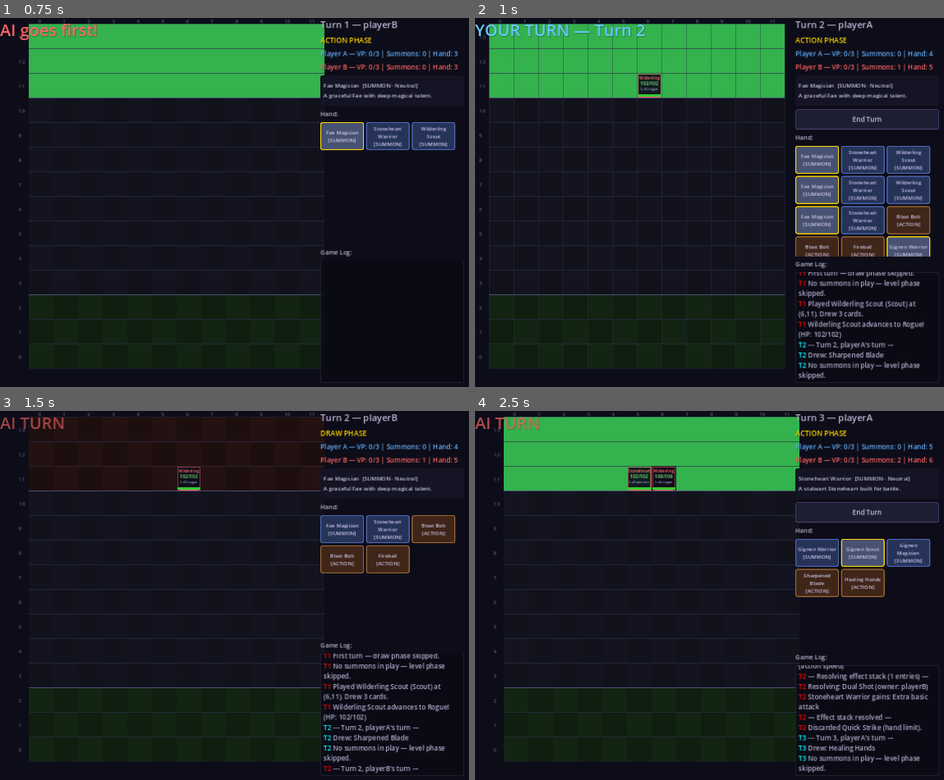
Above: before the commit, frames 1-4 (two rows, left to right).
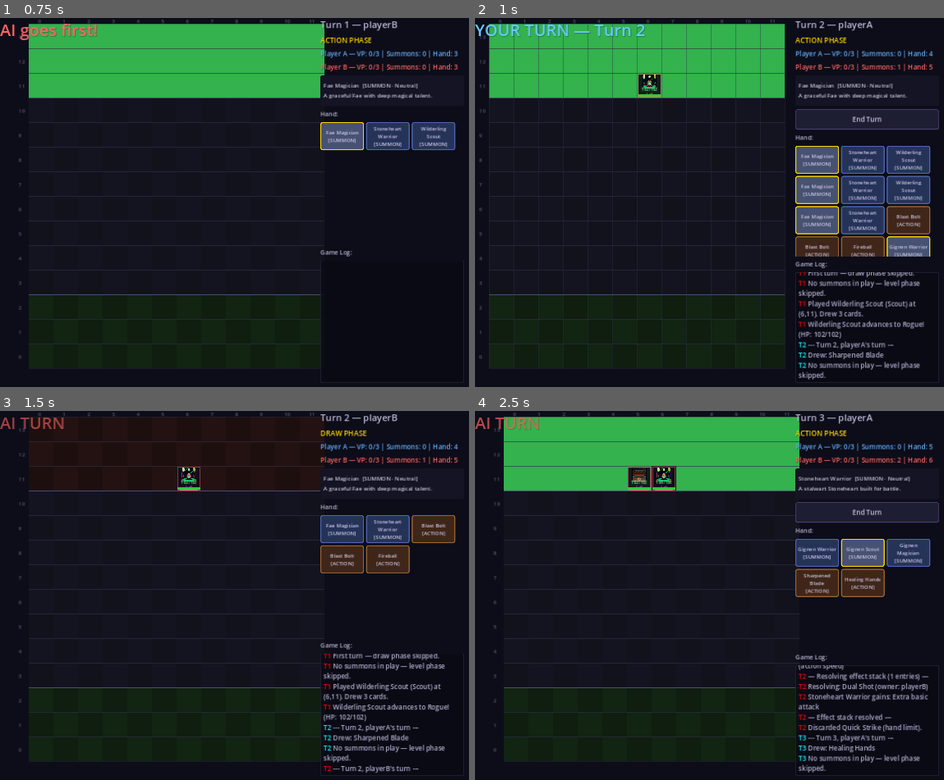
Above: after the commit, the same moments.

Repository: look-itsaxiom/summoners-grid
Game: Godot game, scene res://scenes/game.tscn
Two runs of this game, one before a commit and one after it. Both use one fixed random seed, a clock stepped at 60 frames per second and the inputs below. This scene is started directly instead of the project's main scene.
Inputs:
- Up to frame 1 (0.75 s): click "Fae Magician [SUMMON]" at 0.5 s
- Up to frame 2 (1 s): no input
- Up to frame 3 (1.5 s): click "End Turn" at 1.25 s
- Up to frame 4 (2.5 s): click "Stoneheart Warrior [SUMMON]" at 2 s

Frame 1 is identical in both runs. In frame 2, 0.1% of the frame differs, in the area x 35-40%, y 15-21%; in frame 3, 0.1%; in frame 4, 0.3%, in the area x 32-43%, y 15-21%.

Commit message:
feat: species sprites on board — ComfyUI pixel art integrated
Board units now display species-specific pixel art sprites instead
of text labels. Sprites loaded at _ready(), drawn at 28px centered
in 48px cells with HP and level text below.

Verified via godot-mcp: AI vs AI game shows sprites on all units.

Co-Authored-By: Claude Opus 4.6 (1M context) <noreply@anthropic.com>

Diff:
--- a/godot/scripts/ui/board.gd
+++ b/godot/scripts/ui/board.gd
@@ -37,6 +37,9 @@
 # Cell flash animations: { Vector2i: { color: Color, alpha: float } }
 var _cell_flashes: Dictionary = {}
 
+# Species sprite textures (loaded once)
+var _species_sprites: Dictionary = {}
+
 @onready var _gm = get_node("/root/GameManager")
 
 
@@ -44,6 +47,15 @@
 	custom_minimum_size = Vector2(BOARD_W * CELL_SIZE + 40, BOARD_H * CELL_SIZE + 40)
 	mouse_filter = Control.MOUSE_FILTER_STOP
 	set_process(true)
+	_load_sprites()
+
+
+func _load_sprites() -> void:
+	var species := ["gignen", "fae", "stoneheart", "wilderling", "angar", "demar", "creptilis"]
+	for sp in species:
+		var path := "res://assets/sprites/%s.png" % sp
+		if ResourceLoader.exists(path):
+			_species_sprites[sp] = load(path)
 
 
 func _process(delta: float) -> void:
@@ -131,10 +143,7 @@
 
 func _draw_unit(screen_pos: Vector2, unit: Dictionary) -> void:
 	var card: Dictionary = unit.get("card", {})
-	var name_str: String = card.get("name", "?")
-	if name_str.length() > 10:
-		name_str = name_str.substr(0, 10)
-
+	var species: String = card.get("species", "")
 	var unit_owner: String = unit["owner"]
 	var team_color := COLOR_UNIT_A if unit_owner == "playerA" else COLOR_UNIT_B
 
@@ -143,18 +152,28 @@
 	draw_rect(bg_rect, Color(0.05, 0.05, 0.1, 0.9))
 	draw_rect(bg_rect, team_color * Color(1, 1, 1, 0.5), false, 1.5)
 
-	# Name — centered in cell
-	var name_pos := screen_pos + Vector2(2, 12)
-	draw_string(ThemeDB.fallback_font, name_pos, name_str, HORIZONTAL_ALIGNMENT_CENTER, CELL_SIZE - 4, 8, team_color)
-
-	# HP text — centered
+	# Species sprite (if available)
+	if species in _species_sprites and _species_sprites[species] != null:
+		var tex: Texture2D = _species_sprites[species]
+		var sprite_size := 28.0  # Fit nicely in 48px cell
+		var sprite_pos := screen_pos + Vector2((CELL_SIZE - sprite_size) / 2.0, 2)
+		draw_texture_rect(tex, Rect2(sprite_pos, Vector2(sprite_size, sprite_size)), false, Color(1, 1, 1, 0.85))
+	else:
+		# Fallback: text name
+		var name_str: String = card.get("name", "?")
+		if name_str.length() > 10:
+			name_str = name_str.substr(0, 10)
+		var name_pos := screen_pos + Vector2(2, 12)
+		draw_string(ThemeDB.fallback_font, name_pos, name_str, HORIZONTAL_ALIGNMENT_CENTER, CELL_SIZE - 4, 8, team_color)
+
+	# HP text — below sprite
 	var hp_str := "%d/%d" % [unit["current_hp"], unit["max_hp"]]
-	var hp_pos := screen_pos + Vector2(2, 23)
-	draw_string(ThemeDB.fallback_font, hp_pos, hp_str, HORIZONTAL_ALIGNMENT_CENTER, CELL_SIZE - 4, 9, Color(0.5, 1.0, 0.5))
-
-	# Level + role — centered
-	var level_str := "Lv%d %s" % [unit["level"], unit["current_role"].substr(0, 7)]
-	var level_pos := screen_pos + Vector2(2, 33)
+	var hp_pos := screen_pos + Vector2(2, 34)
+	draw_string(ThemeDB.fallback_font, hp_pos, hp_str, HORIZONTAL_ALIGNMENT_CENTER, CELL_SIZE - 4, 8, Color(0.5, 1.0, 0.5))
+
+	# Level — small text at bottom
+	var level_str := "Lv%d" % unit["level"]
+	var level_pos := screen_pos + Vector2(2, 43)
 	draw_string(ThemeDB.fallback_font, level_pos, level_str, HORIZONTAL_ALIGNMENT_CENTER, CELL_SIZE - 4, 7, Color(0.6, 0.6, 0.8))
 
 	# HP bar
Not shown, added: godot/assets/sprites/angar.png.import
Not shown, added: godot/assets/sprites/creptilis.png.import
Not shown, added: godot/assets/sprites/demar.png.import
Not shown, added: godot/assets/sprites/fae.png.import
Not shown, added: godot/assets/sprites/gignen.png.import
Not shown, added: godot/assets/sprites/stoneheart.png.import
Not shown, added: godot/assets/sprites/wilderling.png.import
